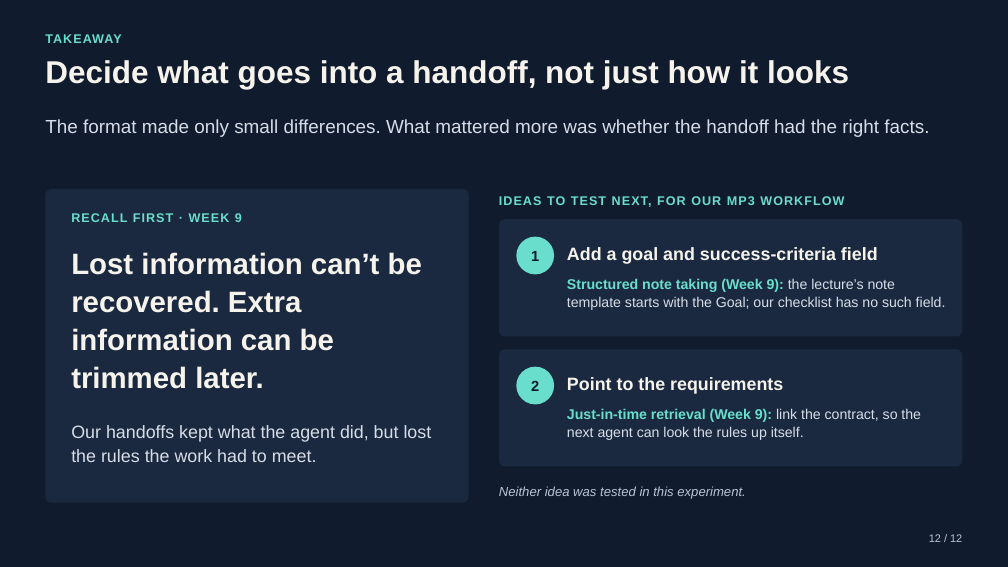
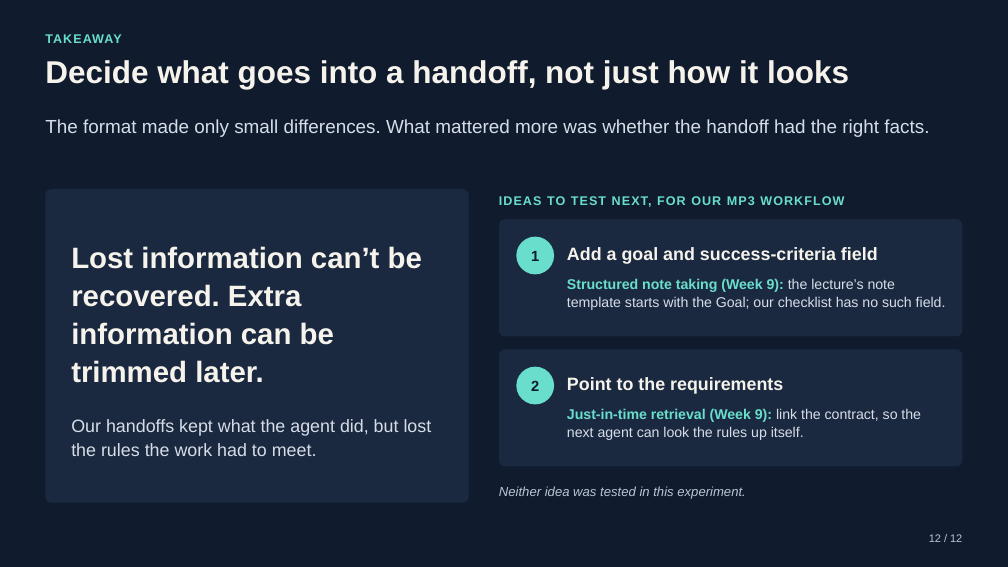
Before and after one commit to CS3227-2610-MP3-Deskmate/CS3227-2610-MP3, a slide deck: slide 12 of experiments/agent-handoff-2026-10-19/Agent_Handoff_Results.pptx. Drawn at 1008x567 pixels with LibreOffice and Linux fonts; fonts in the diff are those of the drawing. Boxes give left, top, right and bottom in pixels: in the first picture for what was removed or moved away, otherwise in the second. Text is boxed around its words. In the diff, an @@ line names an element or a change of style, - is before the commit and + after.

Commit message:
docs: Revise the agent handoff slides after review
Clearer wording, numerals, the shared topic list, likely reasons for the success-rule loss and revised limitations; fixes the backup slide's tool-access claim.

```diff
--- a/experiments/agent-handoff-2026-10-19/Agent_Handoff_Results.pptx
+++ b/experiments/agent-handoff-2026-10-19/Agent_Handoff_Results.pptx
@@ rounded rectangle "Lost information can’t be recovered. ..." at [45,189,469,503]: vertical alignment top to middle @@
@@ text in rounded rectangle at [71,213,242,222]: paragraph removed @@
-RECALL FIRST · WEEK 9
```
Also in this commit, not shown: 10 other slides changed, 1 other file.
